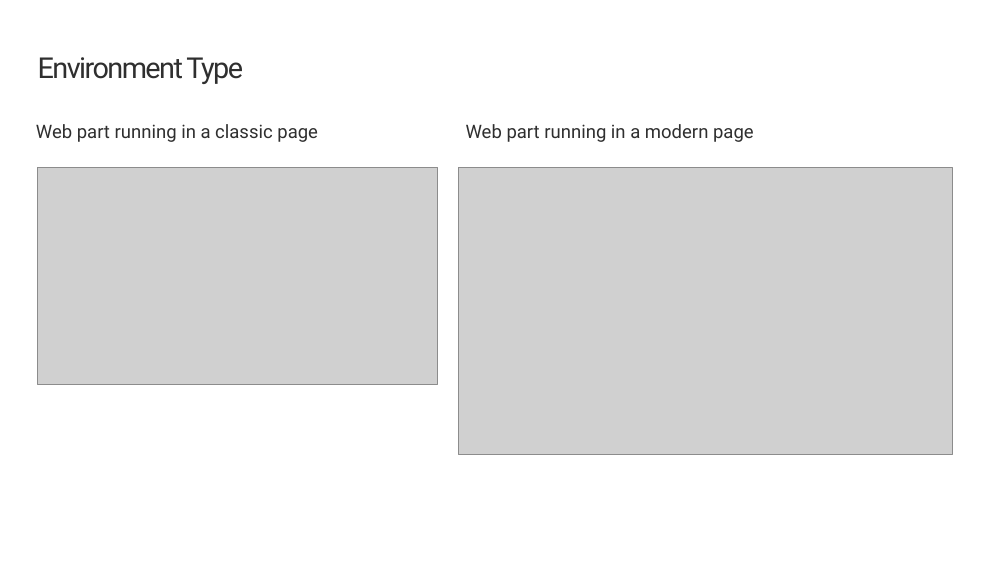
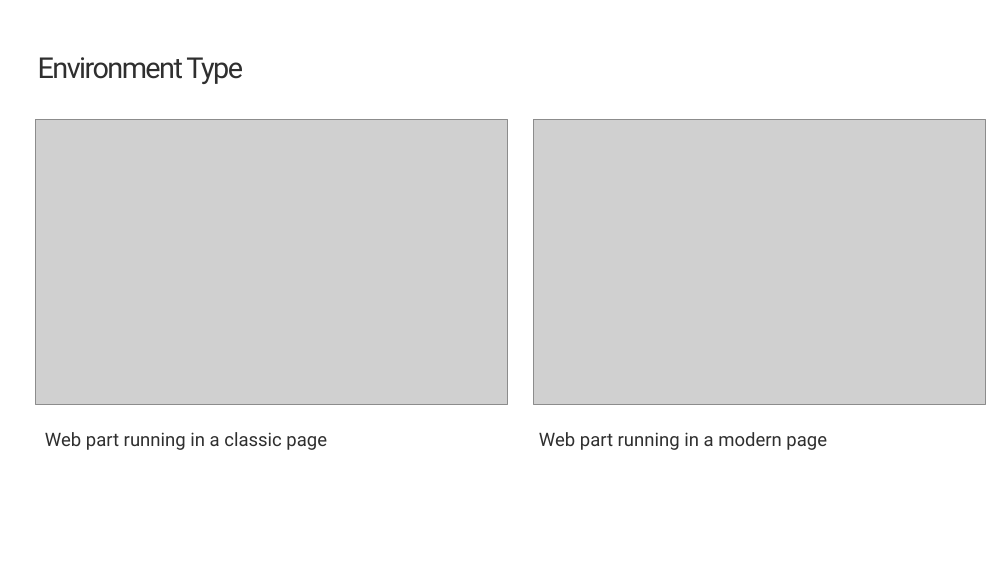
Before and after one commit to SharePoint/sp-dev-training-spfx-web-parts, a slide deck: slide 13 of 03-spfxapi.pptx. Drawn at 1008x567 pixels with LibreOffice and Linux fonts; fonts in the diff are those of the drawing; grey boxes stand for pictures; background and template pictures are left out. Boxes give left, top, right and bottom in pixels: in the first picture for what was removed or moved away, otherwise in the second. Text is boxed around its words. In the diff, an @@ line names an element or a change of style, - is before the commit and + after.

```diff
--- a/03-spfxapi.pptx
+++ b/03-spfxapi.pptx
@@ picture: place and size @@
-picture at (38, 168, 438, 385)
+picture at (36, 119, 508, 404)
@@ picture: place and size @@
-picture at (458, 168, 952, 455)
+picture at (534, 119, 986, 404)
@@ text "Web part running in a ...": place and size @@
-text "Web part running in a ..." at (36, 124, 318, 142)
+text "Web part running in a ..." at (45, 432, 327, 450)
@@ text "Web part running in a ...": place and size @@
-text "Web part running in a ..." at (466, 124, 754, 142)
+text "Web part running in a ..." at (539, 432, 827, 450)
```
Also in this commit, not shown: 6 other slides changed, 42 other files.
